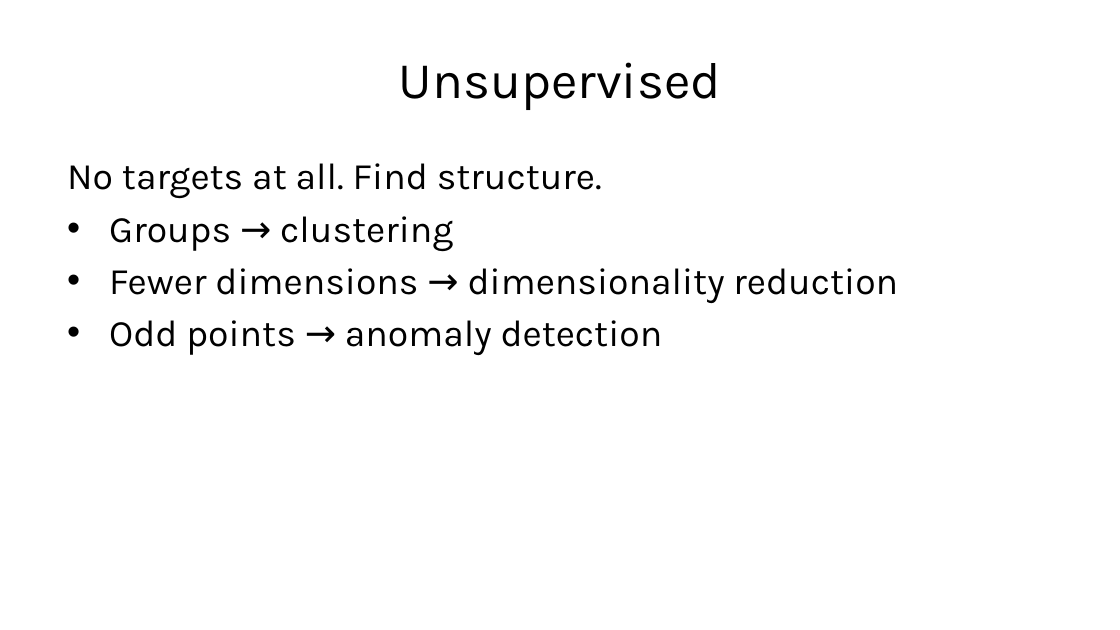
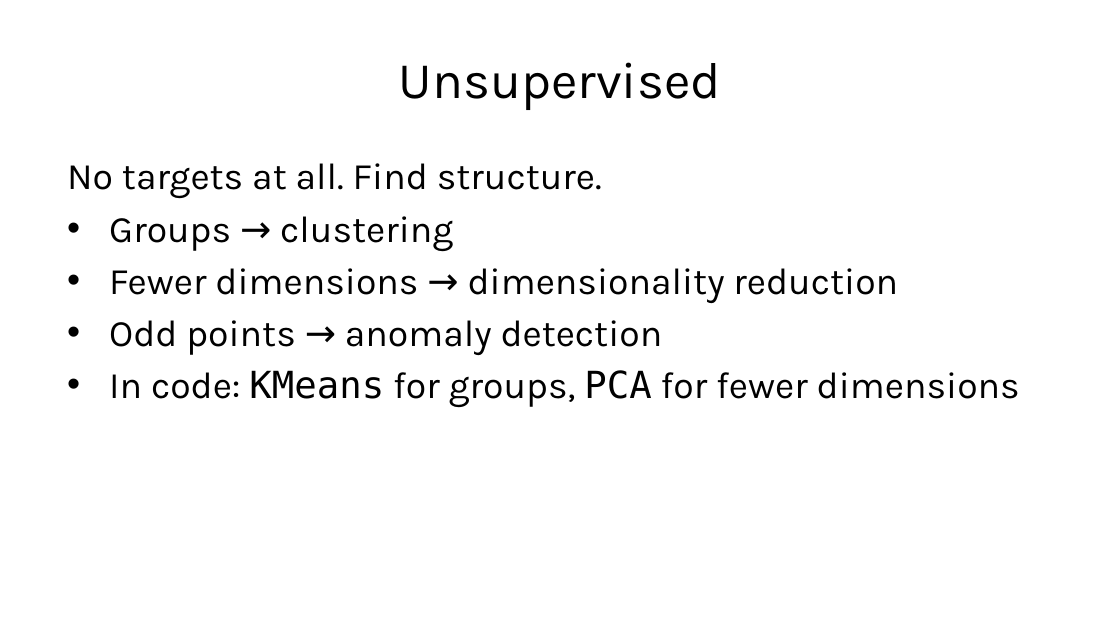
Before and after one commit to fabioantonini/technologies-for-artificial-intelligence, a slide deck: slide 37 of Lessons/01_introduction_and_workflow/Slides/introduction_and_workflow_slides.pptx. Drawn at 1120x630 pixels with LibreOffice and Linux fonts; fonts in the diff are those of the drawing; background and template pictures are left out. Boxes give left, top, right and bottom in pixels: in the first picture for what was removed or moved away, otherwise in the second. Text is boxed around its words. In the diff, an @@ line names an element or a change of style, - is before the commit and + after.

```diff
--- a/Lessons/01_introduction_and_workflow/Slides/introduction_and_workflow_slides.pptx
+++ b/Lessons/01_introduction_and_workflow/Slides/introduction_and_workflow_slides.pptx
@@ text at [109,370,1020,408]: paragraph added @@
+• In code: KMeans for groups, PCA for fewer dimensions
```
Also in this commit, not shown: 9 other slides changed, 2 slides added, 2 slides removed, 6 other files.
